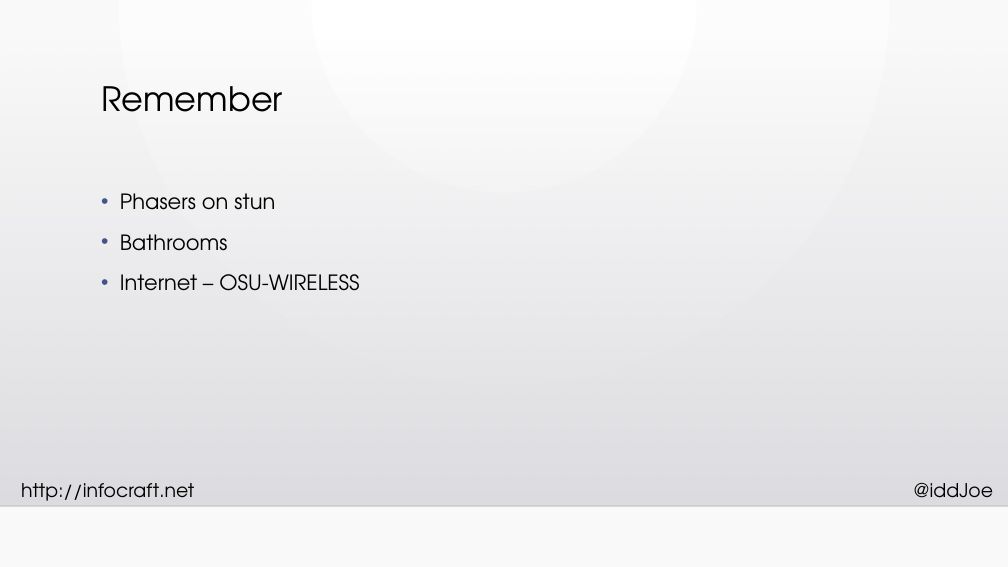
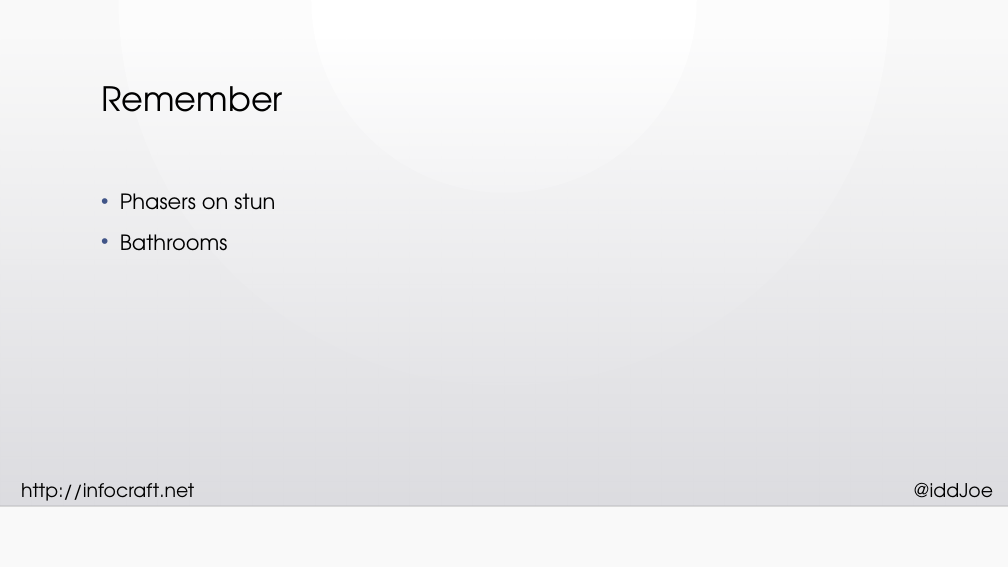
Before and after one commit to InfoCraftDotNet/CSharp-6-New-Language-Features, a slide deck: slide 3 of Slides/CSharp-6-New-Language-Features.pptx. Drawn at 1008x567 pixels with LibreOffice and Linux fonts; fonts in the diff are those of the drawing; background and template pictures are left out. Boxes give left, top, right and bottom in pixels: in the first picture for what was removed or moved away, otherwise in the second. Text is boxed around its words. In the diff, an @@ line names an element or a change of style, - is before the commit and + after.

```diff
--- a/Slides/CSharp-6-New-Language-Features.pptx
+++ b/Slides/CSharp-6-New-Language-Features.pptx
@@ text at (x1=120, y1=274, x2=359, y2=291): paragraph removed @@
-• Internet – OSU-WIRELESS
```
Also in this commit, not shown: 2 other slides changed, 1 slide removed.
